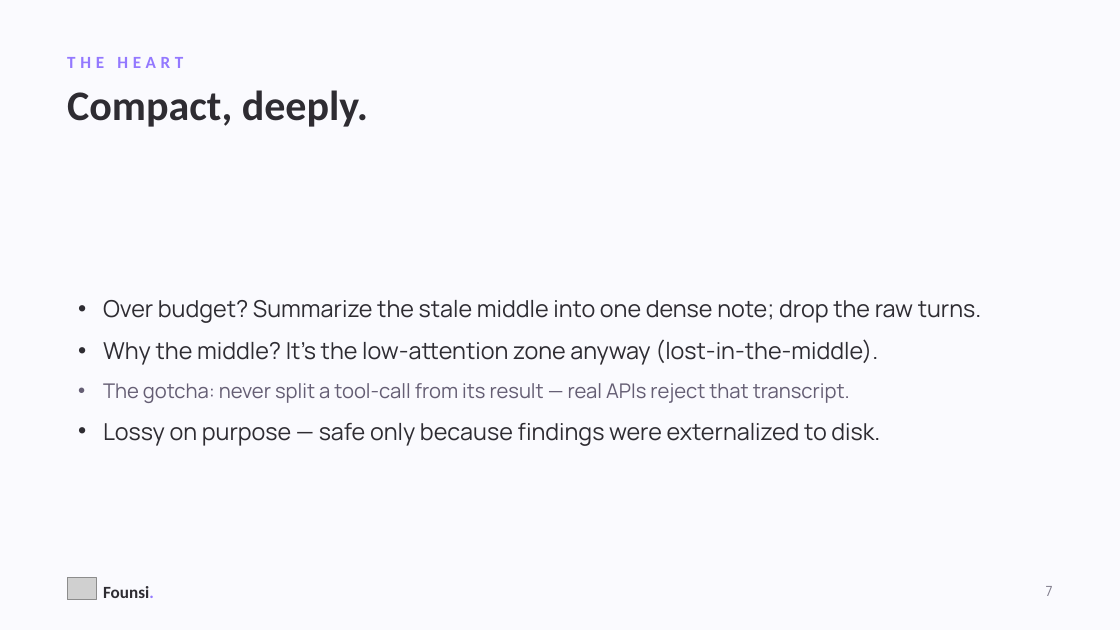
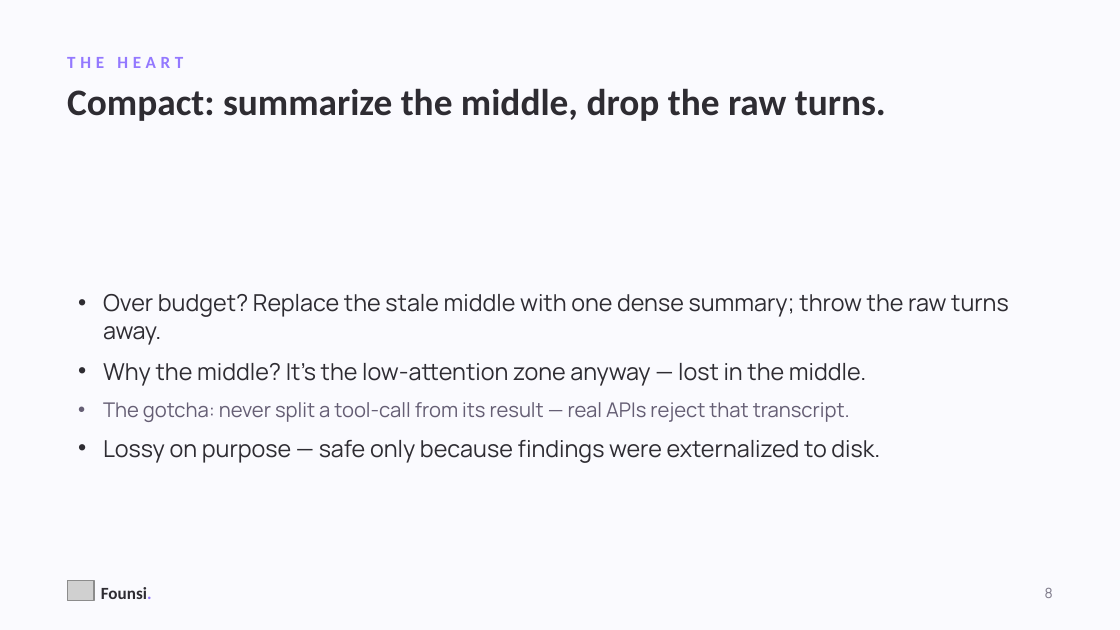
Before and after one commit to kanishkpatel1995/agent-harness, a slide deck: slide 8 of presentation/founsi-context-engineering.pptx (slide 7 before the commit). Drawn at 1120x630 pixels with LibreOffice and Linux fonts; fonts in the diff are those of the drawing; grey boxes stand for pictures. Boxes give left, top, right and bottom in pixels: in the first picture for what was removed or moved away, otherwise in the second. Text is boxed around its words. In the diff, an @@ line names an element or a change of style, - is before the commit and + after.

```diff
--- a/presentation/founsi-context-engineering.pptx
+++ b/presentation/founsi-context-engineering.pptx
@@ text at (67, 88, 886, 121): text changed; size 27 to 24 pt @@
-Compact, deeply.
+Compact: summarize the middle, drop the raw turns.
@@ text at (103, 294, 1009, 386): text changed @@
-• Over budget? Summarize the stale middle into one dense note; drop the raw turns.
-• Why the middle? It's the low-attention zone anyway (lost-in-the-middle).
+• Over budget? Replace the stale middle with one dense summary; throw the raw turns away.
+• Why the middle? It's the low-attention zone anyway — lost in the middle.
@@ text at (103, 402, 880, 463): less space between paragraphs @@
@@ text at (1045, 588, 1053, 598): text changed @@
-7
+8
```
Also in this commit, not shown: 13 other slides changed, 11 slides added, 5 slides removed, 7 other files.
